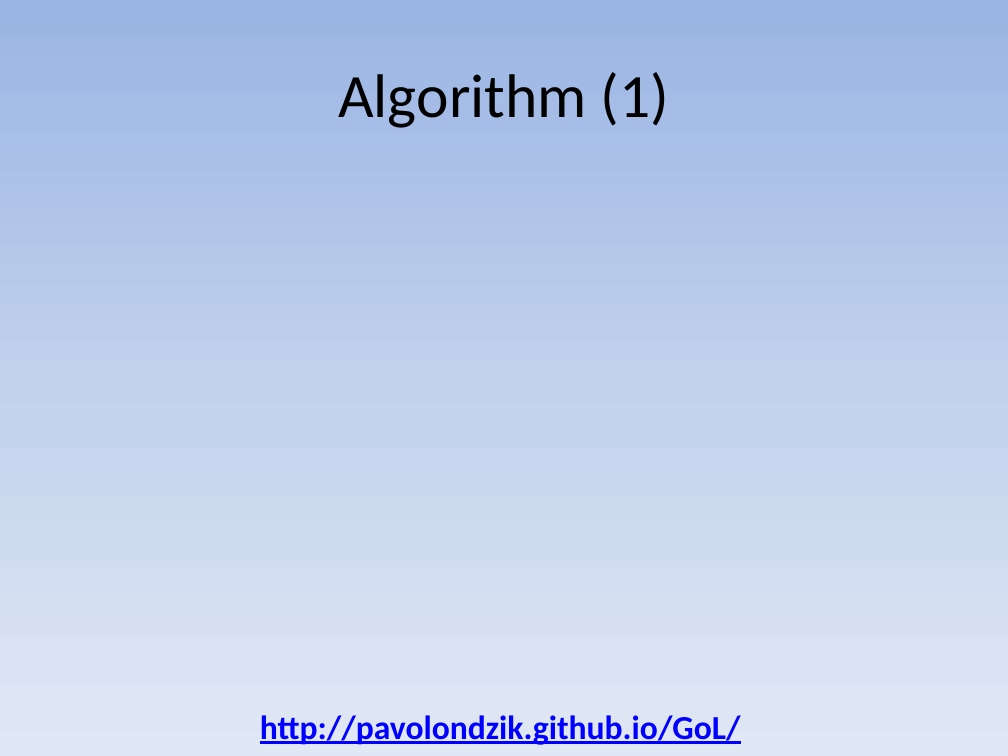
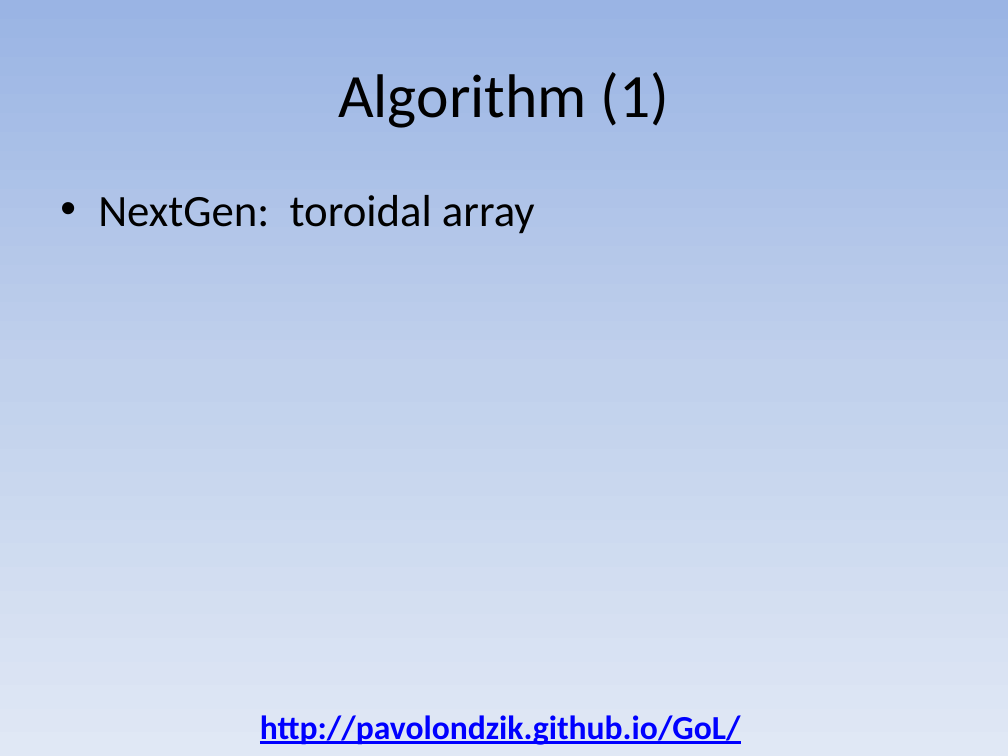
Before and after one commit to pavolondzik/GoL, a slide deck: slide 7 of Conway's Game of Life.pptx. Drawn at 1008x756 pixels with LibreOffice and Linux fonts; fonts in the diff are those of the drawing. Boxes give left, top, right and bottom in pixels: in the first picture for what was removed or moved away, otherwise in the second. Text is boxed around its words. In the diff, an @@ line names an element or a change of style, - is before the commit and + after.

Commit message:
Ver 2.0   On branch CleanWebsite   Changes to be committed:  	modified:   Conway's Game of Life.pptx  	modified:   GoL.v11.suo  	modified:   Scripts/GoL.js   Done: 	Implemented algorithm to get closest 	organism to starting point, + glider 	and Small Fish rotation.   ToDo: 	Repair canvas resizing. 	Repair Pattern loading.

```diff
--- a/Conway's Game of Life.pptx
+++ b/Conway's Game of Life.pptx
@@ text added at (98, 195, 535, 234), 32 pt, text #000000 @@
+• NextGen: toroidal array
```
Also in this commit, not shown: 1 other slide changed, 2 other files.
